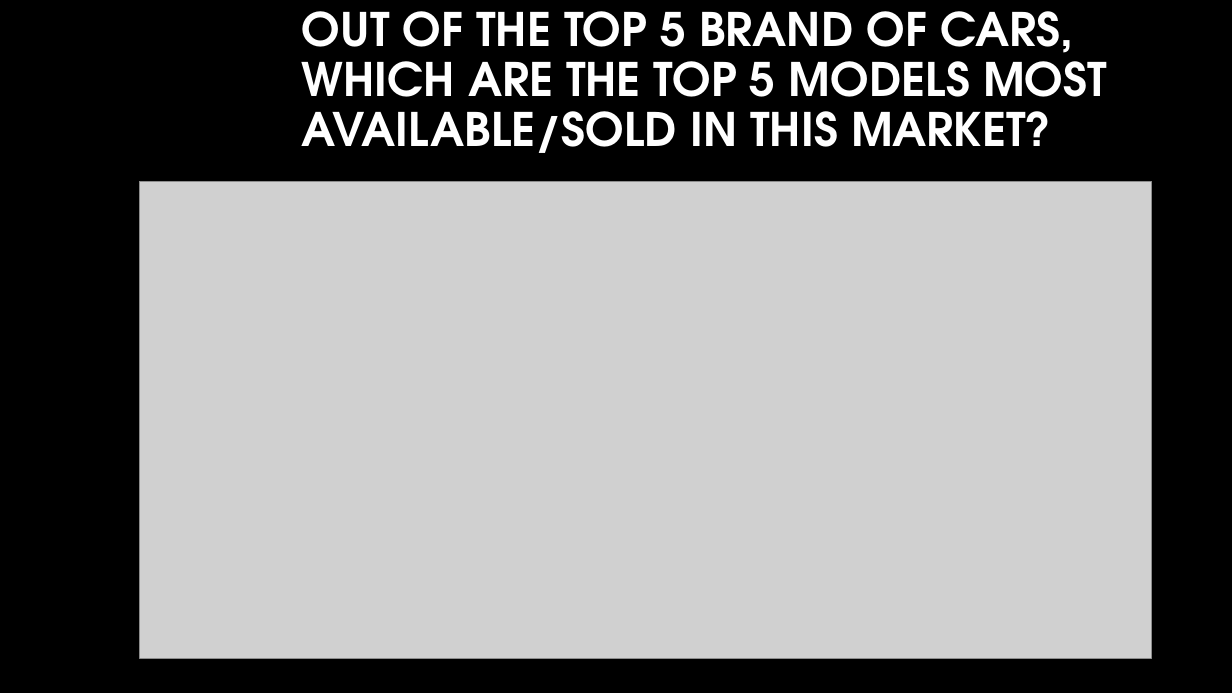
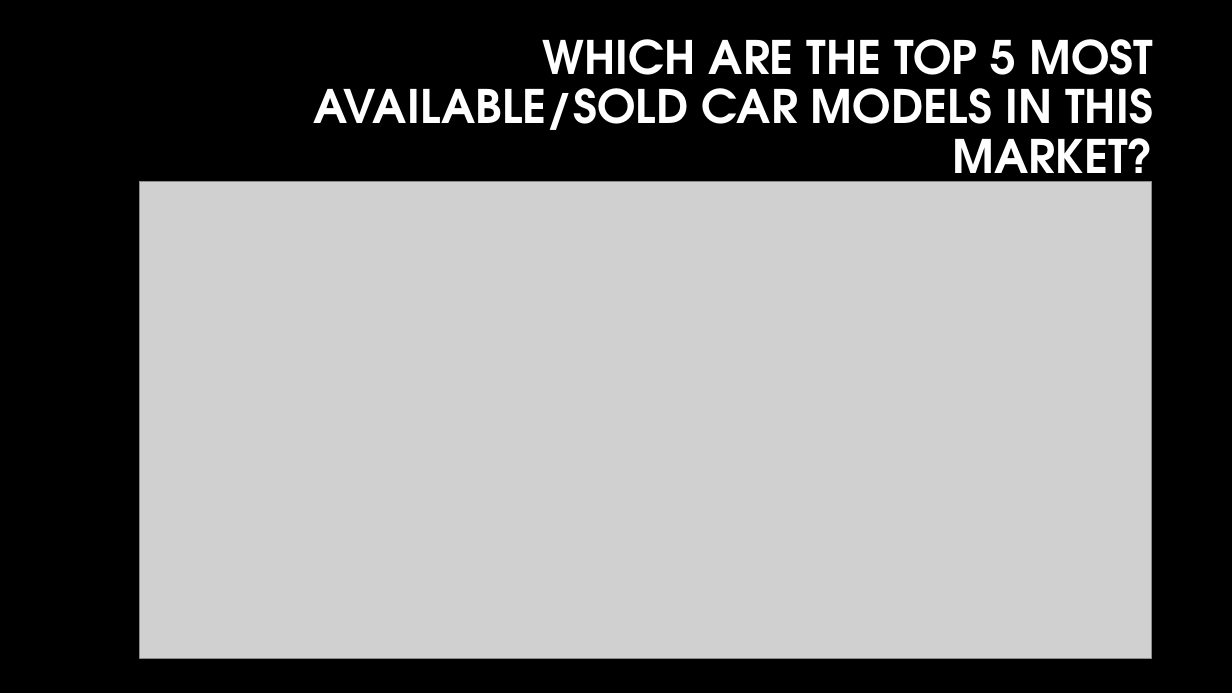
Before and after one commit to prasrao/INSAID, a slide deck: slide 5 of EDA-Cars.pptx. Drawn at 1232x693 pixels with LibreOffice and Linux fonts; fonts in the diff are those of the drawing; grey boxes stand for pictures; background and template pictures are left out. Boxes give left, top, right and bottom in pixels: in the first picture for what was removed or moved away, otherwise in the second. Text is boxed around its words. In the diff, an @@ line names an element or a change of style, - is before the commit and + after.

```diff
--- a/EDA-Cars.pptx
+++ b/EDA-Cars.pptx
@@ title at (x1=313, y1=39, x2=1154, y2=193): text changed @@
-OUT OF THE TOP 5 BRAND OF CARS, WHICH ARE THE TOP 5 MODELS MOST AVAILABLE/SOLD IN THIS MARKET?
+WHICH ARE THE TOP 5 MOST AVAILABLE/SOLD CAR MODELS IN THIS MARKET?
```
Also in this commit, not shown: 1 other slide changed.
